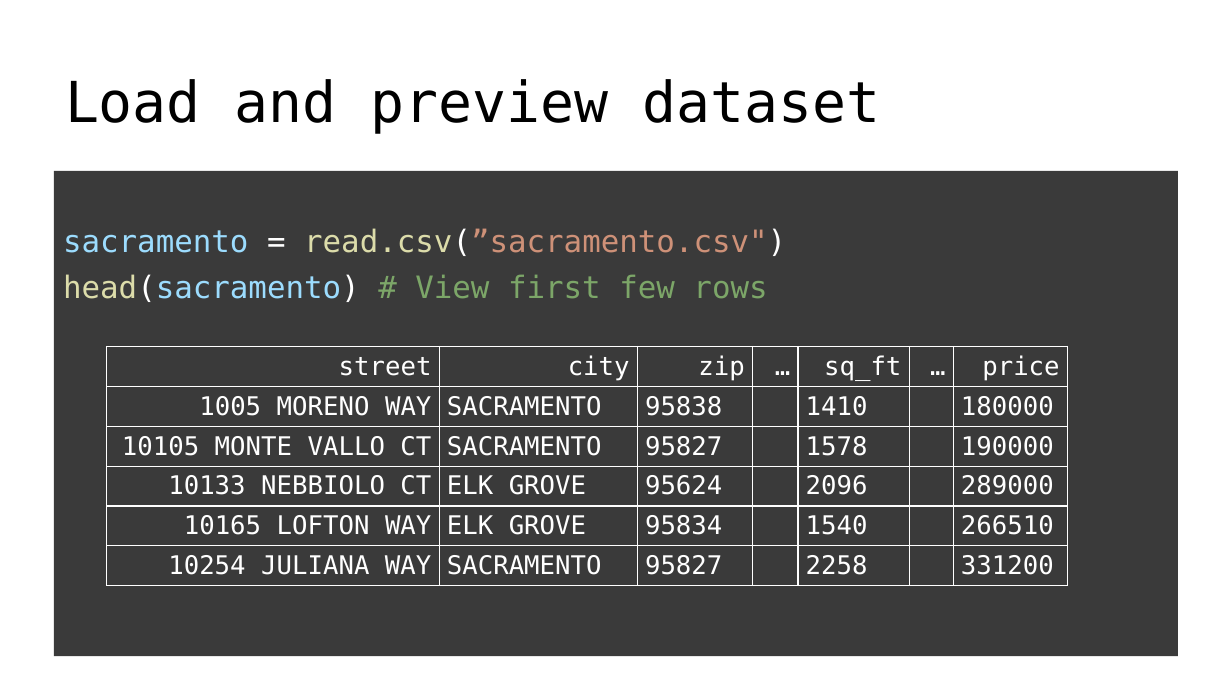
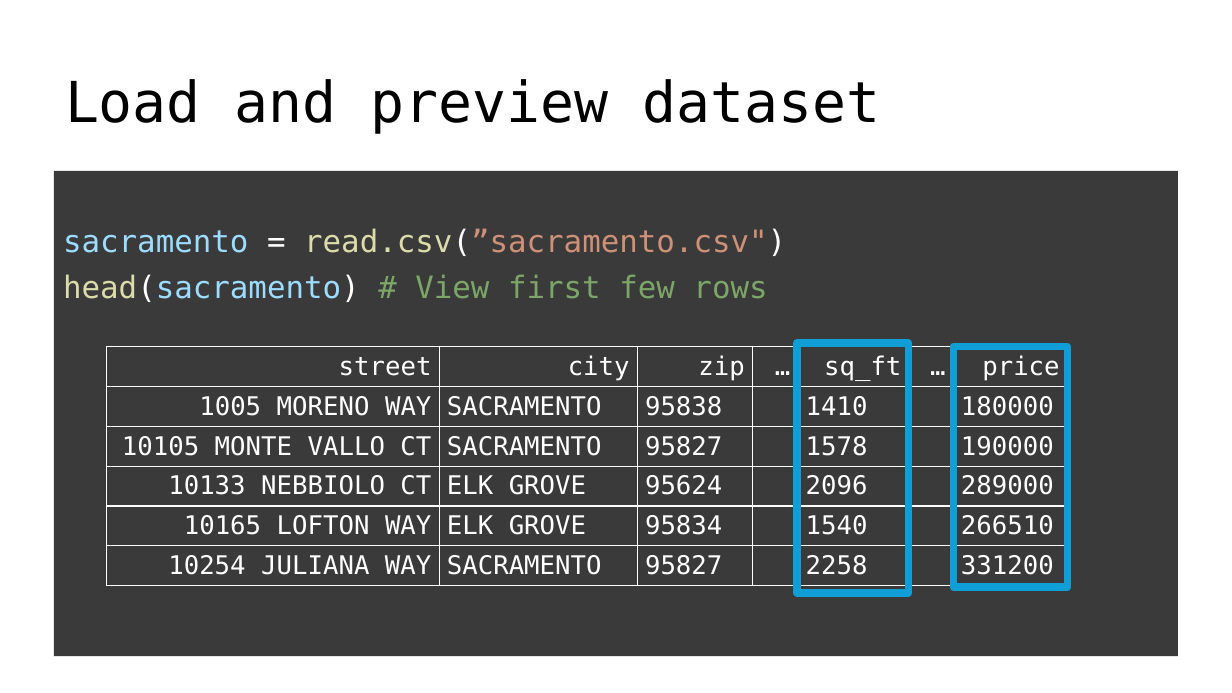
Before and after one commit to juliagallucci/Teaching_demonstrations, a slide deck: slide 19 of slide_decks/Correlation-Regression-demo2.pptx. Drawn at 1232x693 pixels with LibreOffice and Linux fonts; fonts in the diff are those of the drawing. Boxes give left, top, right and bottom in pixels: in the first picture for what was removed or moved away, otherwise in the second. Text is boxed around its words. In the diff, an @@ line names an element or a change of style, - is before the commit and + after.

```diff
--- a/slide_decks/Correlation-Regression-demo2.pptx
+++ b/slide_decks/Correlation-Regression-demo2.pptx
@@ rectangle added at (797, 344, 909, 593), outline #0F9ED5 6 pt @@
@@ rectangle added at (954, 347, 1067, 588), outline #0F9ED5 6 pt @@
```
Also in this commit, not shown: 5 other slides changed.
